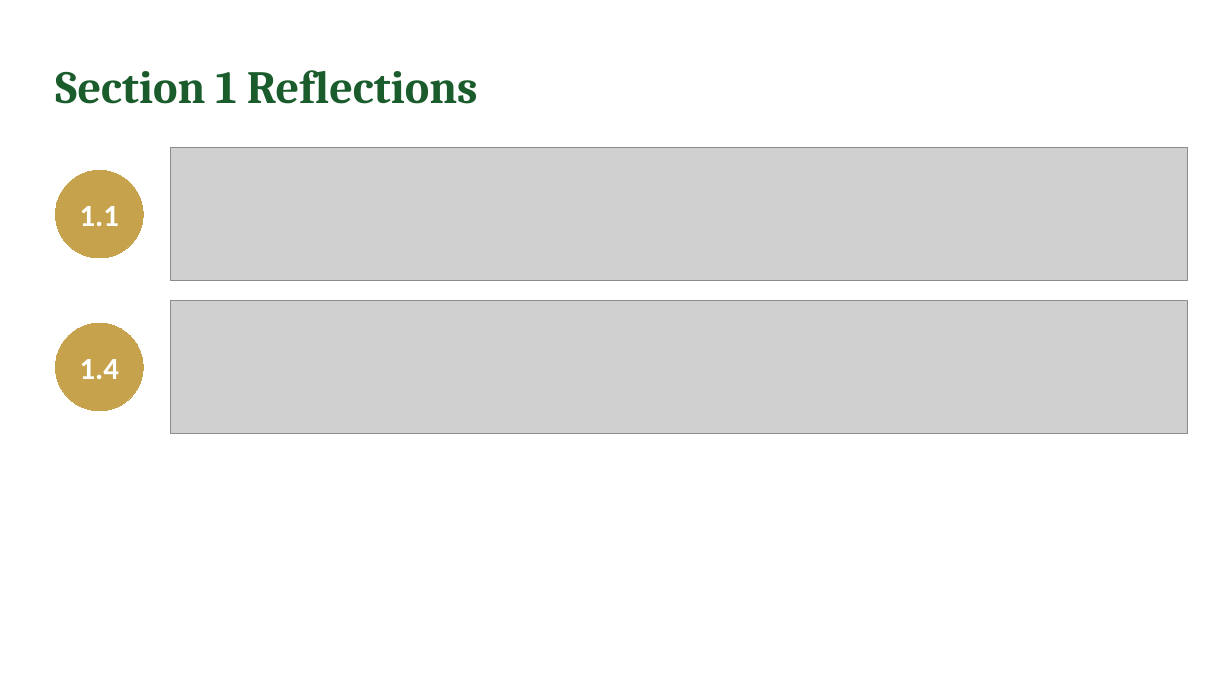
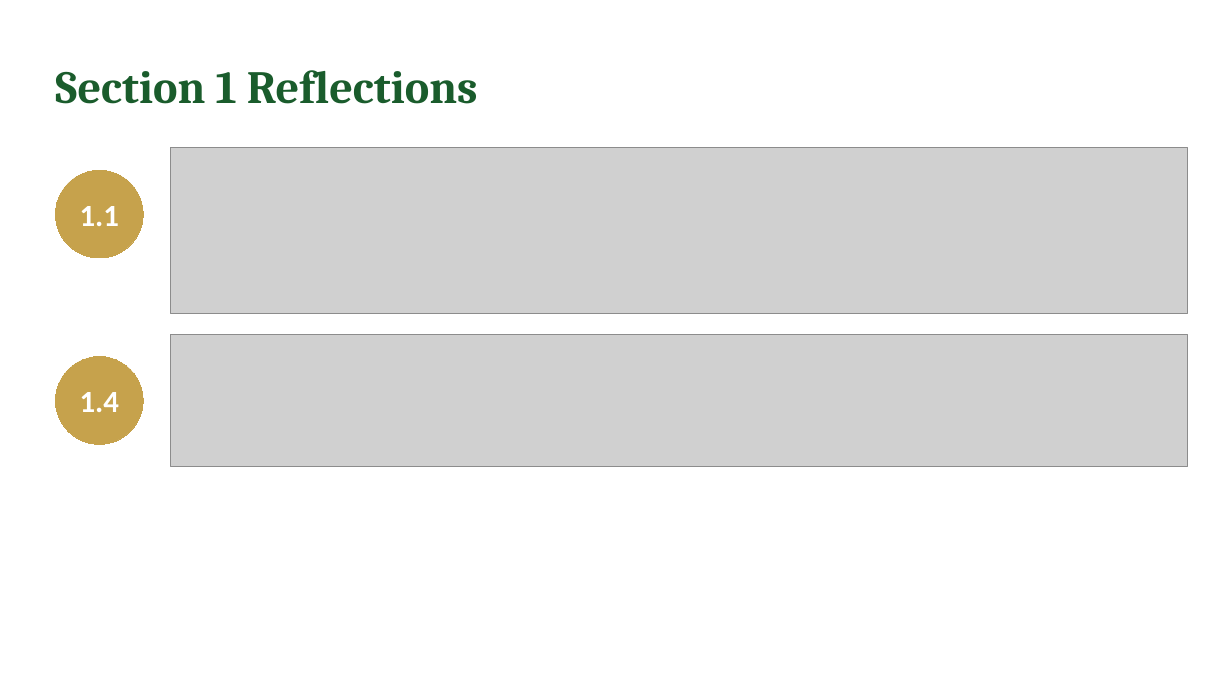
Before and after one commit to IBSL26/ibsl-platform, a slide deck: slide 9 of Unit decks/Unit 08 - Performance Measurement.pptx. Drawn at 1232x693 pixels with LibreOffice and Linux fonts; fonts in the diff are those of the drawing; grey boxes stand for pictures. Boxes give left, top, right and bottom in pixels: in the first picture for what was removed or moved away, otherwise in the second. Text is boxed around its words. In the diff, an @@ line names an element or a change of style, - is before the commit and + after.

```diff
--- a/Unit decks/Unit 08 - Performance Measurement.pptx
+++ b/Unit decks/Unit 08 - Performance Measurement.pptx
@@ picture: place and size @@
-picture at [171,148,1188,280]
+picture at [171,148,1188,314]
@@ ellipse "1.4": place and size @@
-ellipse "1.4" at [55,323,143,411]
+ellipse "1.4" at [55,357,143,445]
@@ picture: place and size @@
-picture at [171,300,1188,433]
+picture at [171,335,1188,467]
```
Also in this commit, not shown: 5 other slides changed, 16 other files.
